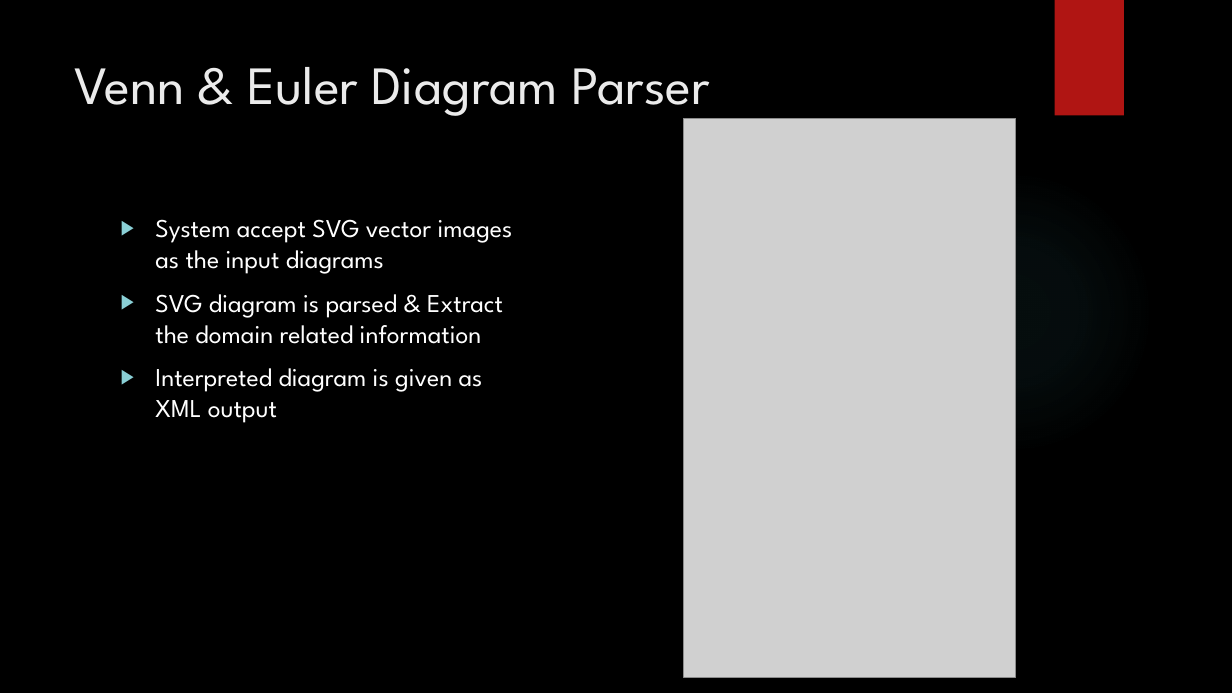
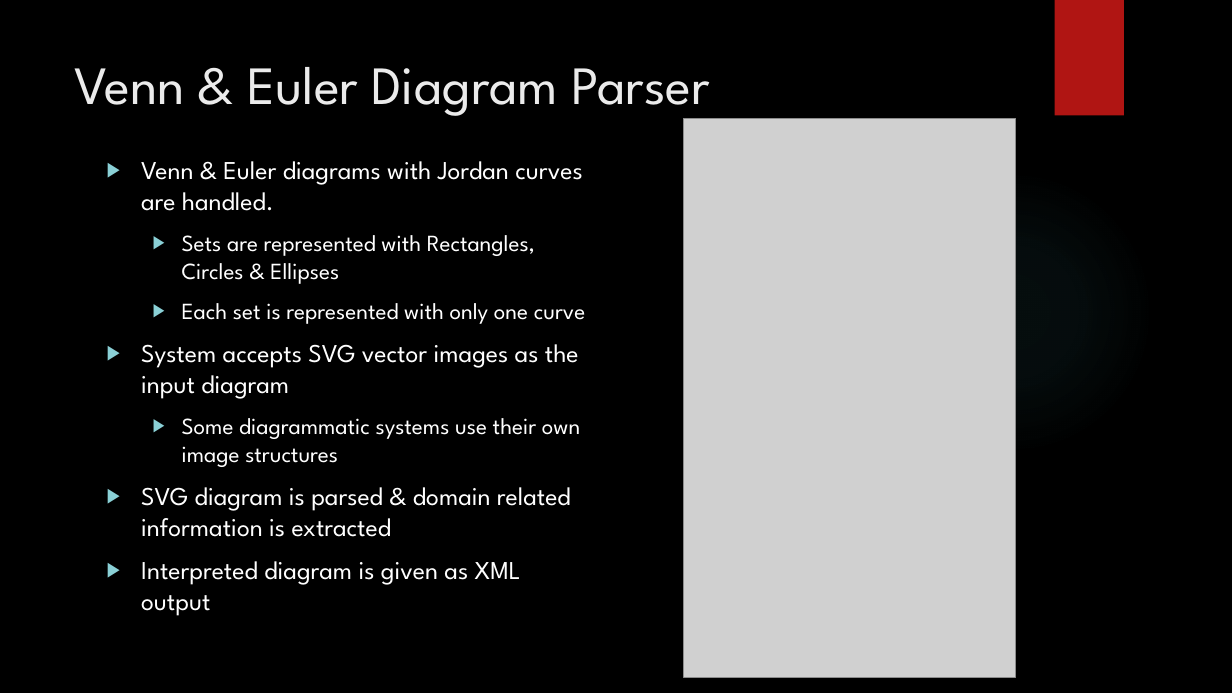
Before and after one commit to diunuge/Paper---Automatic-Assessment-of-Student-Answers-Consisting-of-Venn-and-Euler-Diagrams, a slide deck: slide 5 of paper - Computer Understanding of Venn & Euler Diagrams/conference presentation/ICTer Presentation.pptx. Drawn at 1232x693 pixels with LibreOffice and Linux fonts; fonts in the diff are those of the drawing; grey boxes stand for pictures; background and template pictures are left out. Boxes give left, top, right and bottom in pixels: in the first picture for what was removed or moved away, otherwise in the second. Text is boxed around its words. In the diff, an @@ line names an element or a change of style, - is before the commit and + after.

```diff
--- a/paper - Computer Understanding of Venn & Euler Diagrams/conference presentation/ICTer Presentation.pptx
+++ b/paper - Computer Understanding of Venn & Euler Diagrams/conference presentation/ICTer Presentation.pptx
@@ text "Venn & Euler diagrams with ...": place and size @@
-text "Venn & Euler diagrams with ..." at (155, 219, 513, 423)
+text "Venn & Euler diagrams with ..." at (141, 161, 585, 616)
@@ text at (141, 161, 585, 537): text changed @@
-▶ System accept SVG vector images as the input diagrams
-▶ SVG diagram is parsed & Extract the domain related information
+▶ Venn & Euler diagrams with Jordan curves are handled.
+  ▶ Sets are represented with Rectangles, Circles & Ellipses
+  ▶ Each set is represented with only one curve
+▶ System accepts SVG vector images as the input diagram
+  ▶ Some diagrammatic systems use their own image structures
+▶ SVG diagram is parsed & domain related information is extracted
```
Also in this commit, not shown: 13 other slides changed.
